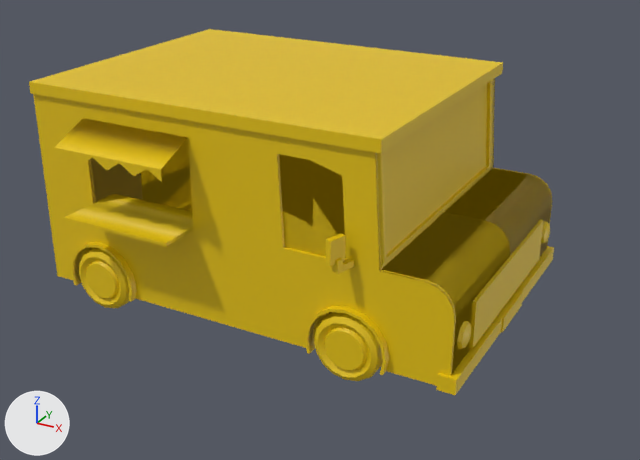
Two versions of the FBX model Abigobaldo/Assets/Componentes/Models/foodtruck.fbx, one commit apart.
Rendered twice from a 50 mm lens placed at (12.19, -22.25, 12.47), pointed at (0.32, -0.66, 1.68). Arrows for +X, +Y and +Z are at lower left; the lights stay in place. The first picture is the older version.

The first picture shows 'Van'.
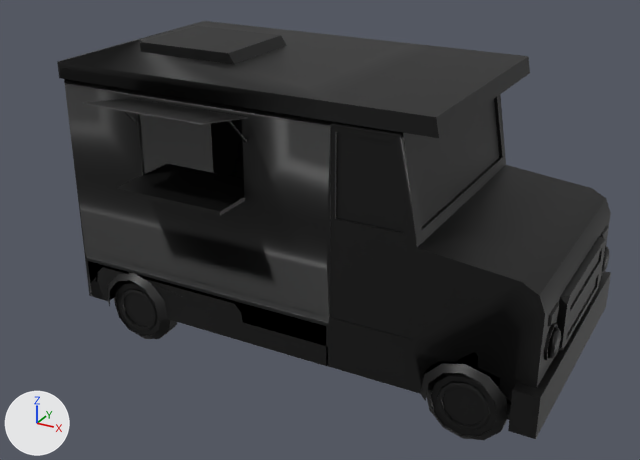
Where the change shows, as pixel boxes (x1, y1, x2, y2) in the pictures (640 x 460 px):
```json
{"object": "Van", "change": "reshaped, moved, rescaled, recoloured", "before": [29, 29, 554, 395], "after": [57, 21, 611, 440], "on screen": "14% taller"}
{"part": 1, "of": "me_cube_033", "change": "added", "after": [115, 164, 245, 215], "on screen": "black"}
{"part": 2, "of": "me_cube_033", "change": "added", "after": [508, 271, 611, 439]}
{"part": 3, "of": "me_cube_033", "change": "rebuilt", "before": [29, 29, 552, 386], "after": [57, 21, 611, 422], "on screen": "12% taller"}
{"part": 4, "of": "me_cube_033", "change": "deleted", "before": [79, 219, 554, 395]}
{"part": 5, "of": "me_cube_033", "change": "added", "after": [426, 226, 609, 440], "on screen": "black"}
{"part": 6, "of": "me_cube_033", "change": "added", "after": [114, 280, 177, 339], "on screen": "black"}
{"part": 7, "of": "me_cube_033", "change": "added", "after": [81, 26, 287, 142], "on screen": "black"}
```

The change, as JSON lines over the scene's bpy script:
```json
{"op": "add", "block": "mat_material_007", "code": ["mat_material_007 = principled_material('Material.007')", "mat_material_007.base_color = (0.0, 0.0, 0.0)  # black #000000"]}
{"block": "me_cube_033", "where": "# used by ob_van; location = (-0.12, -1.19, 2.29)"}
{"op": "remove", "block": "me_cube_033", "code": "me_cube_033.from_pydata(...)  # 2478 vertices, 2229 faces; spans x -6.89..6.4, y -4.41..6.16, z -2.88..3.91"}
{"op": "remove", "block": "me_cube_033", "code": "me_cube_033.materials.append(mat_material)  # yellow #e7c400"}
{"op": "add", "block": "me_cube_033", "code": "me_cube_033.from_pydata(...)  # 2794 vertices, 2590 faces; spans x -4.13..9.75, y -5.2..4.37, z -2.53..6.76"}
{"block": "me_cube_033", "change": "me_cube_033 part 1: a new loose piece, a box spanning x -1.58..1.71, y -4.41..-2.01, z 3.23..3.35, in mat_material_007 (black #000000)"}
{"block": "me_cube_033", "change": "me_cube_033 part 2: a new loose piece, a box spanning x 9.06..9.71, y -3.58..4.37, z -1.42..-0.18, in mat_material_007 (black #000000)"}
{"block": "me_cube_033", "change": "me_cube_033 part 3: the loose piece of 830 vertices spanning x -6.89..6.16, y -4.41..5.59, z -2.31..3.91 is rebuilt with 470 vertices and now spans x -4.13..9.52, y -3.42..4.21, z -1.37..6.45, in mat_material_007 (black #000000)"}
{"block": "me_cube_033", "change": "me_cube_033 part 4: 26 loose pieces with 1648 vertices, spanning x -5.87..6.4, y -3.94..6.16, z -2.88..1.39, are deleted"}
{"block": "me_cube_033", "change": "me_cube_033 part 5: 1274 vertices added at x 6.75..9.75, y -3.22..3.97, z -2.53..1.76"}
{"block": "me_cube_033", "change": "me_cube_033 part 6: 474 vertices added at x -3.25..-1.12, y -3.22..-2.34, z -2.53..-0.19"}
{"block": "me_cube_033", "change": "me_cube_033 part 7: 70 vertices added at x -2.92..4.07, y -5.2..1.89, z 4.95..6.76"}
{"block": "me_cube_033", "change": "other edits to the shape of me_cube_033 do not show in these pictures"}
{"op": "add", "block": "me_cube_033", "code": "me_cube_033.materials.append(mat_material_007)  # black #000000"}
{"op": "set", "path": "ob_van.location", "old": "(-0.12, -1.19, 2.29)", "new": "(-2.6, 0.1, 0.05)"}
{"op": "set", "path": "ob_van.scale", "old": "(1.0, 1.0, 1.0)", "new": "(1.1, 1.0, 1.0)"}
```
